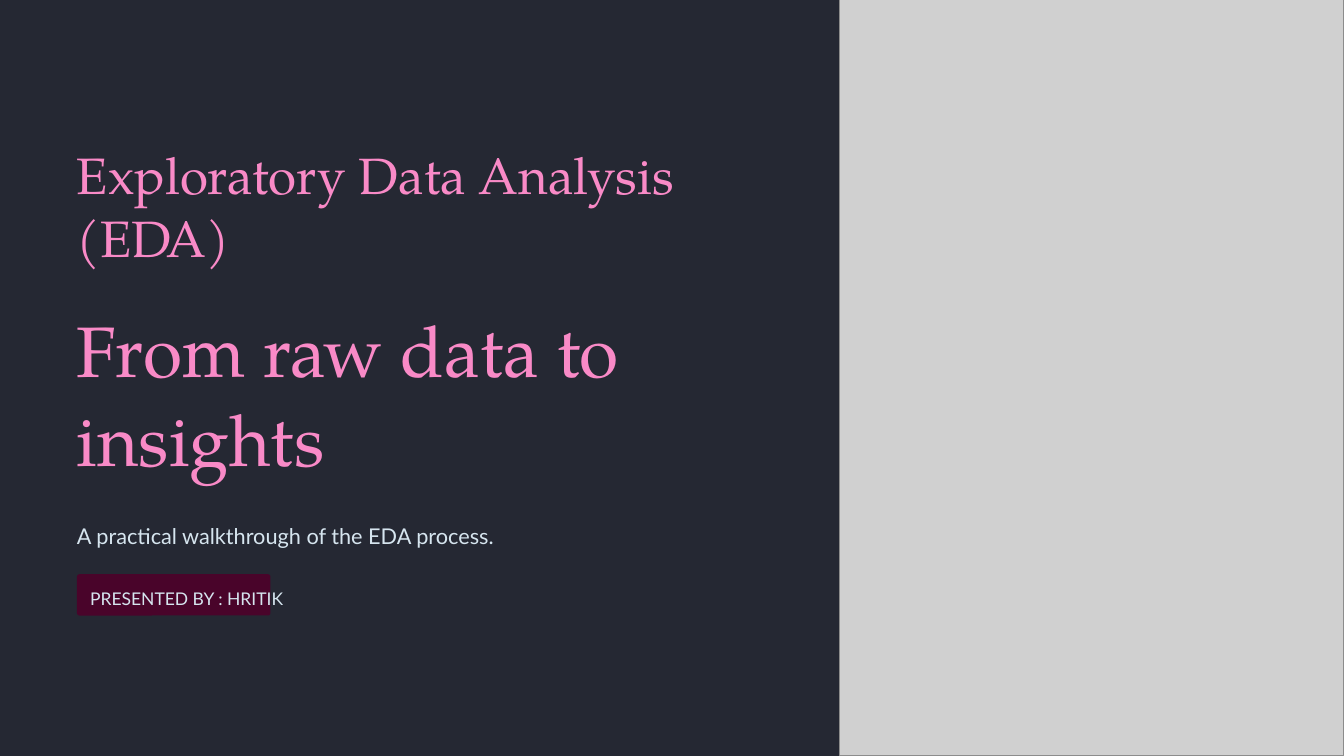
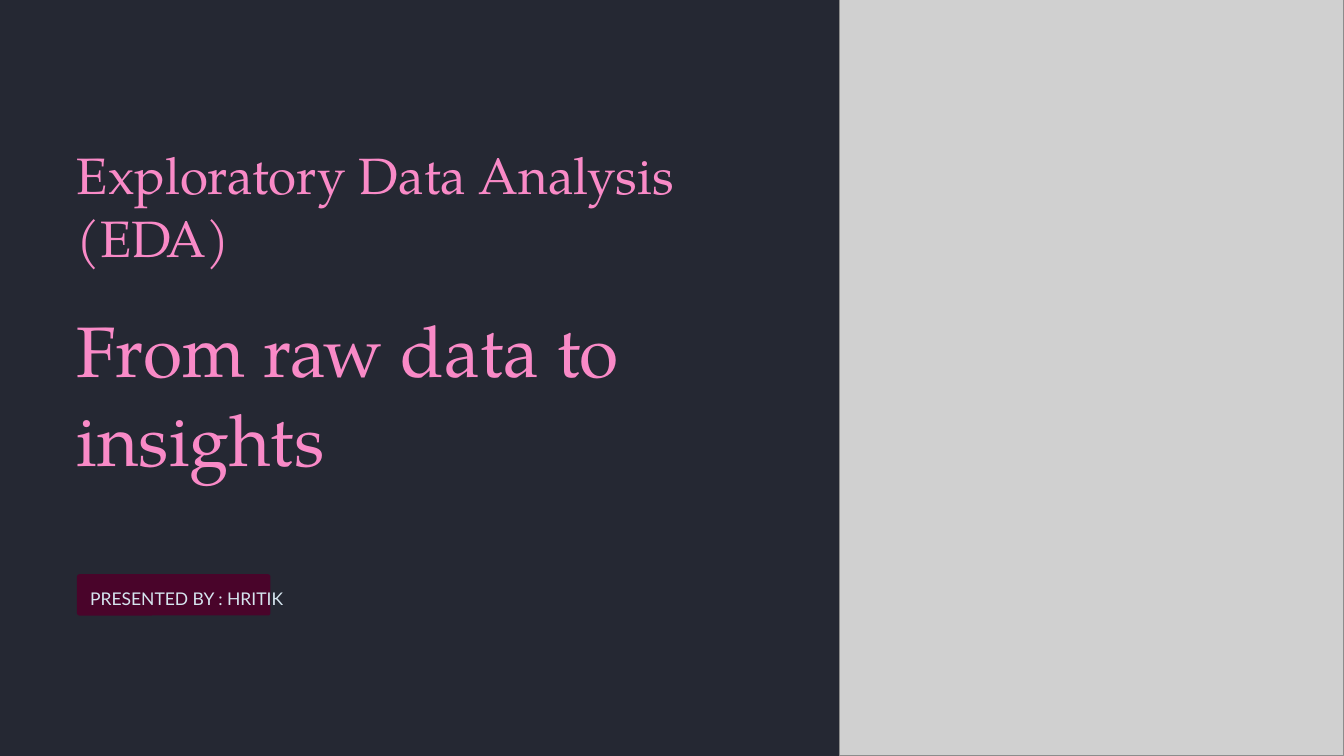
Before and after one commit to Hritikkumarmahto/Data-Science, a slide deck: slide 1 of Communacation/EDA.pptx. Drawn at 1344x756 pixels with LibreOffice and Linux fonts; fonts in the diff are those of the drawing; grey boxes stand for pictures; background and template pictures are left out. Boxes give left, top, right and bottom in pixels: in the first picture for what was removed or moved away, otherwise in the second. Text is boxed around its words. In the diff, an @@ line names an element or a change of style, - is before the commit and + after.

```diff
--- a/Communacation/EDA.pptx
+++ b/Communacation/EDA.pptx
@@ text removed at (77, 528, 493, 548) @@
-A practical walkthrough of the EDA process.
```
Also in this commit, not shown: 5 other slides changed, 13 other files.
